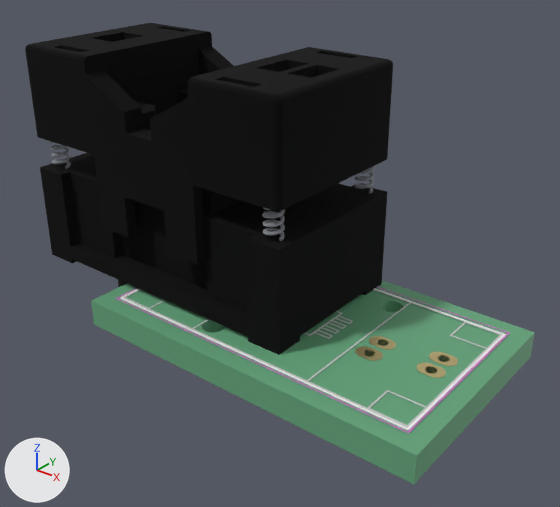
The glTF model pr/13/items/footprint__Custom_Connector__PA-SOCKET-MSOP-8-0.65/head.glb: old version first, new version second.
Before and after are seen from a camera (50 mm lens) standing at (30.7, -31.3, 22.2) and looking at (6.3, -0.9, 3.3). Arrows for +X, +Y and +Z are at lower left; the lights stay in place. The first picture is the older version. Where no turn or scale is listed for an object, it has been applied to the vertices.

In view in the first picture: 'F.CrtYd', 'F.Cu', 'F.Fab', 'F.SilkS', 'PCB', 'model_1_0_spring_1_4', 'model_1_12_pegs', 'model_1_13_cover', 'model_1_14_body', 'model_1_2_spring_2', 'model_1_3_spring_1' and 1 more.
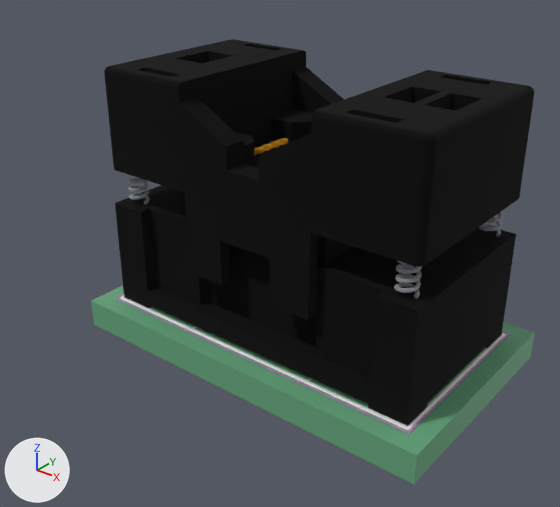
What differs and where, as boxes [x1, y1, x2, y2] in the pictures (560 x 507 px):
'model_1_13_cover', moved
    before: [25, 23, 393, 264]
    after: [104, 39, 534, 320]
'model_1_14_body', moved
    before: [40, 88, 387, 355]
    after: [115, 109, 516, 426]
'model_1_2_spring_2', moved
    before: [262, 207, 285, 241]
    after: [394, 261, 422, 299]
'model_1_0_spring_1_4', moved
    before: [49, 141, 71, 169]
    after: [127, 174, 150, 205]
'model_1_3_spring_1', moved
    before: [354, 166, 375, 194]
    after: [479, 210, 503, 236]
'model_1_12_pegs', moved (not visible afterwards)
    before: [118, 280, 127, 287]

What changed in the scene script:
```text
Change ob_model_1_0_spring_1_4:
    ob_model_1_0_spring_1_4.location: (0.0, 0.0, 0.0) -> (8.15, -0.96, 0.0)
Change ob_model_1_2_spring_2:
    ob_model_1_2_spring_2.location: (0.0, 0.0, 0.0) -> (8.15, -0.96, 0.0)
Change ob_model_1_3_spring_1:
    ob_model_1_3_spring_1.location: (0.0, 0.0, 0.0) -> (8.15, -0.96, 0.0)
Change ob_model_1_12_pegs:
    ob_model_1_12_pegs.location: (0.0, 0.0, 0.0) -> (8.15, -0.96, 0.0)
Change ob_model_1_13_cover:
    ob_model_1_13_cover.location: (0.0, 0.0, 0.0) -> (8.15, -0.96, 0.0)
Change ob_model_1_14_body:
    ob_model_1_14_body.location: (0.0, 0.0, 0.0) -> (8.15, -0.96, 0.0)
```
